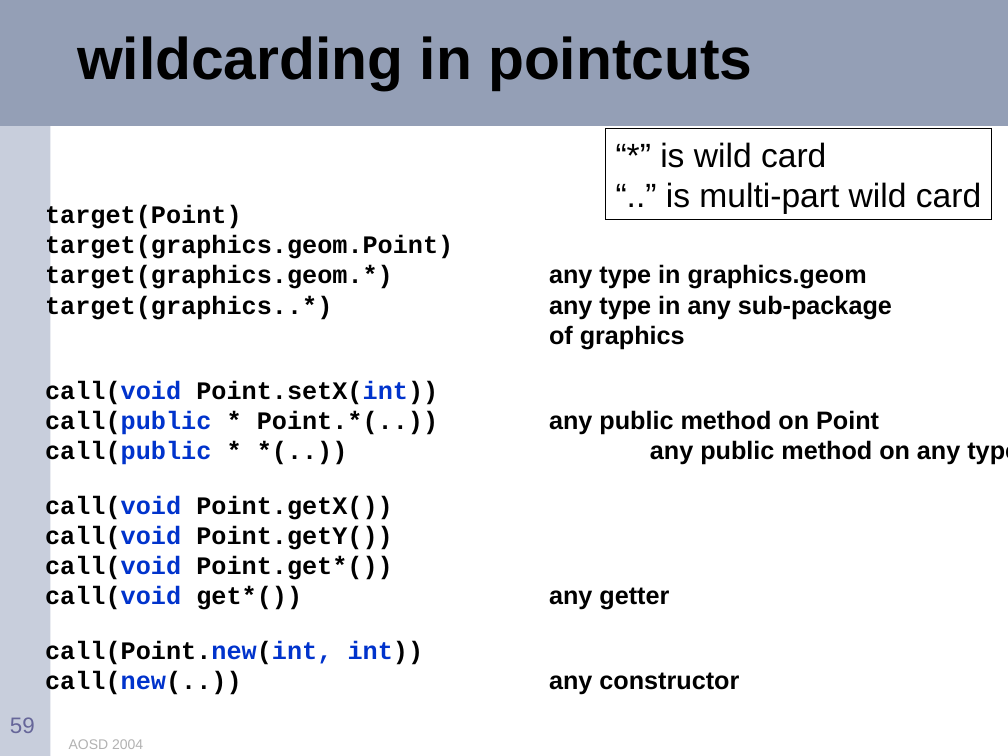
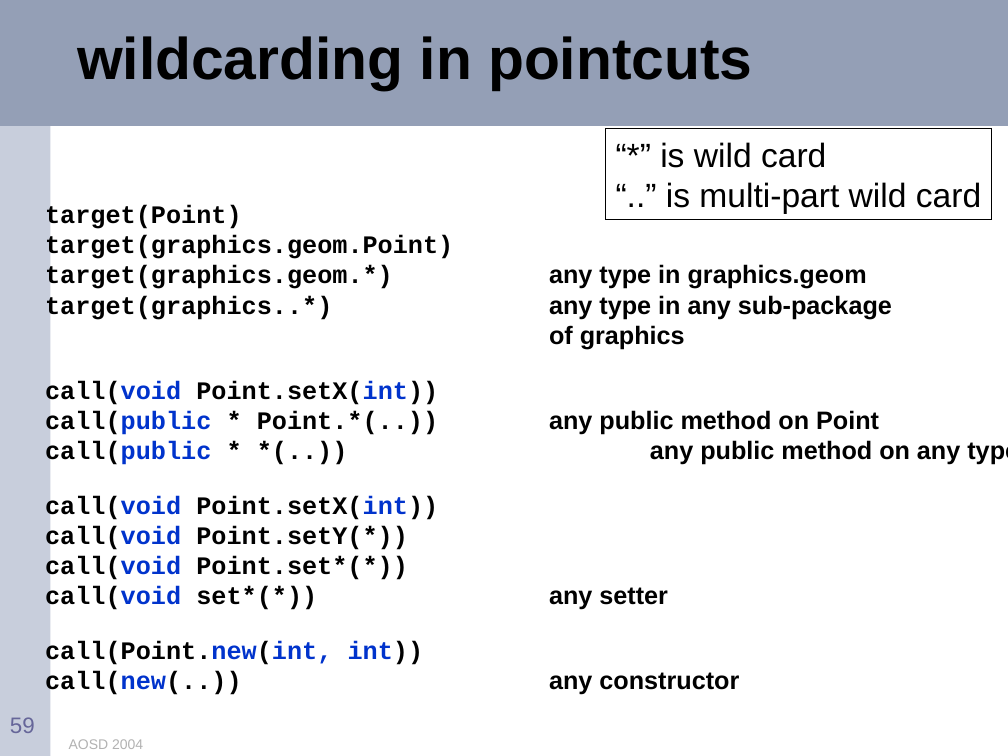
Before and after one commit to eclipse-aspectj/aspectj, a slide deck: slide 59 of docs/teaching/tutorial.ppt. Drawn at 1008x756 pixels with LibreOffice and Linux fonts; fonts in the diff are those of the drawing. Boxes give left, top, right and bottom in pixels: in the first picture for what was removed or moved away, otherwise in the second. Text is boxed around its words. In the diff, an @@ line names an element or a change of style, - is before the commit and + after.

```diff
--- a/docs/teaching/tutorial.ppt
+++ b/docs/teaching/tutorial.ppt
@@ text at (x1=45, y1=495, x2=668, y2=613): text changed @@
-call(void Point.getX())
-call(void Point.getY())
-call(void Point.get*())
-call(void get*()) any getter
+call(void Point.setX(int))
+call(void Point.setY(*))
+call(void Point.set*(*))
+call(void set*(*)) any setter
```
Also in this commit, not shown: 7 other slides changed.
